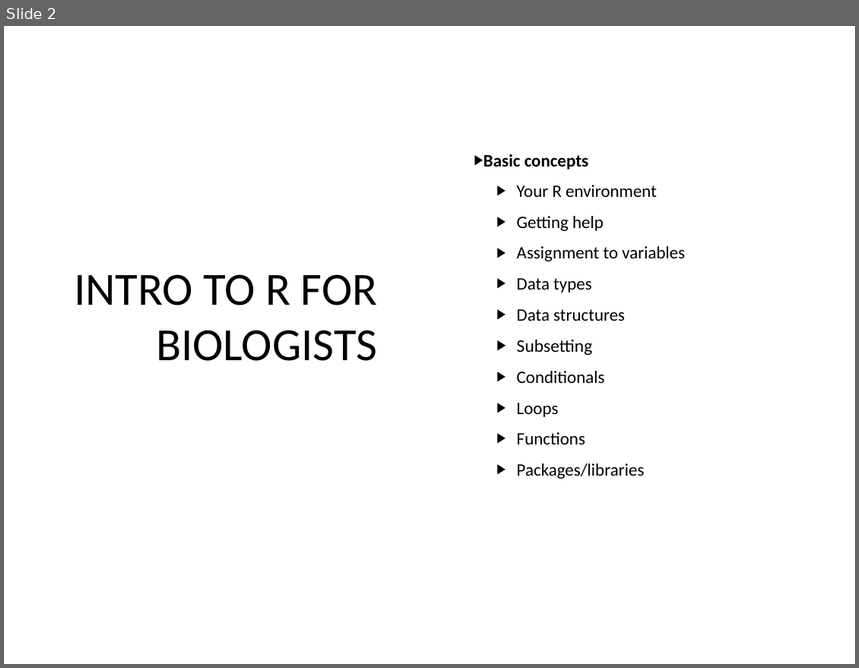
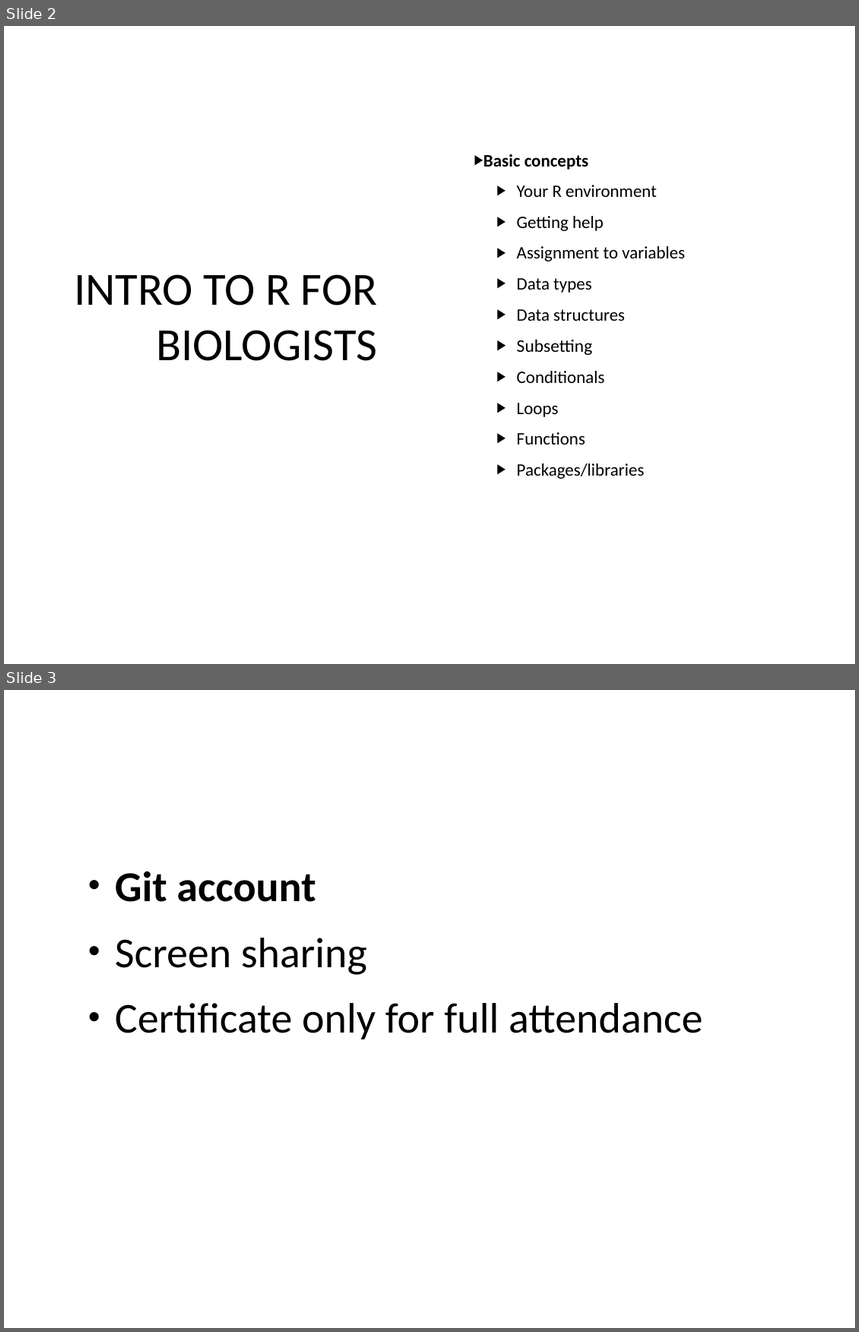
Before and after one commit to sraorao/MSD_R_course_TT2021, a slide deck: powerpoint files/Session1.pptx. Shown one above the other, each under a label of ours: slide 2 before the commit, slides 2 and 3 after it. The pictures are 859x668 and 859x1332 pixels, drawn with LibreOffice and Linux fonts; fonts in the diff are those of the drawing. Boxes give left, top, right and bottom in pixels: in the first picture for what was removed or moved away, otherwise in the second. Text is boxed around its words. In the diff, an @@ line names an element or a change of style, - is before the commit and + after.

```diff
--- a/powerpoint files/Session1.pptx
+++ b/powerpoint files/Session1.pptx
@@ slide 3 added at box(4, 690, 855, 1328), background #FFFFFF @@
@@ text added at box(115, 871, 703, 1040), 36 pt, text #000000 @@
+• Git account
+• Screen sharing
+• Certificate only for full attendance
```
Also in this commit, not shown: 1 other file.
